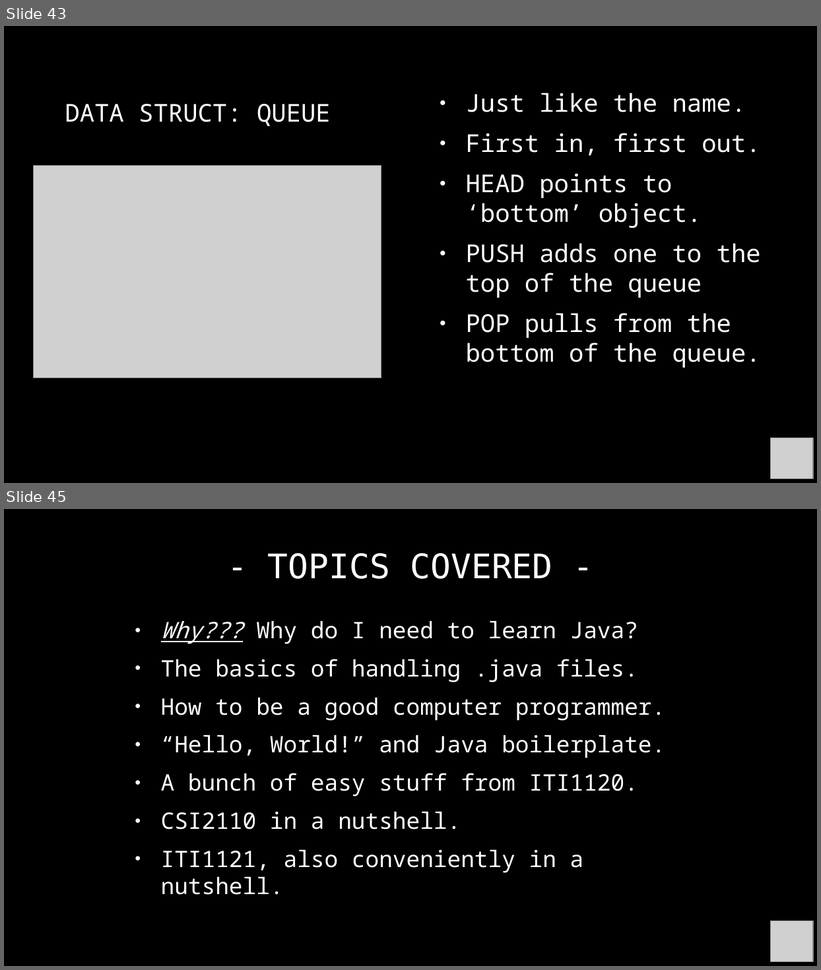
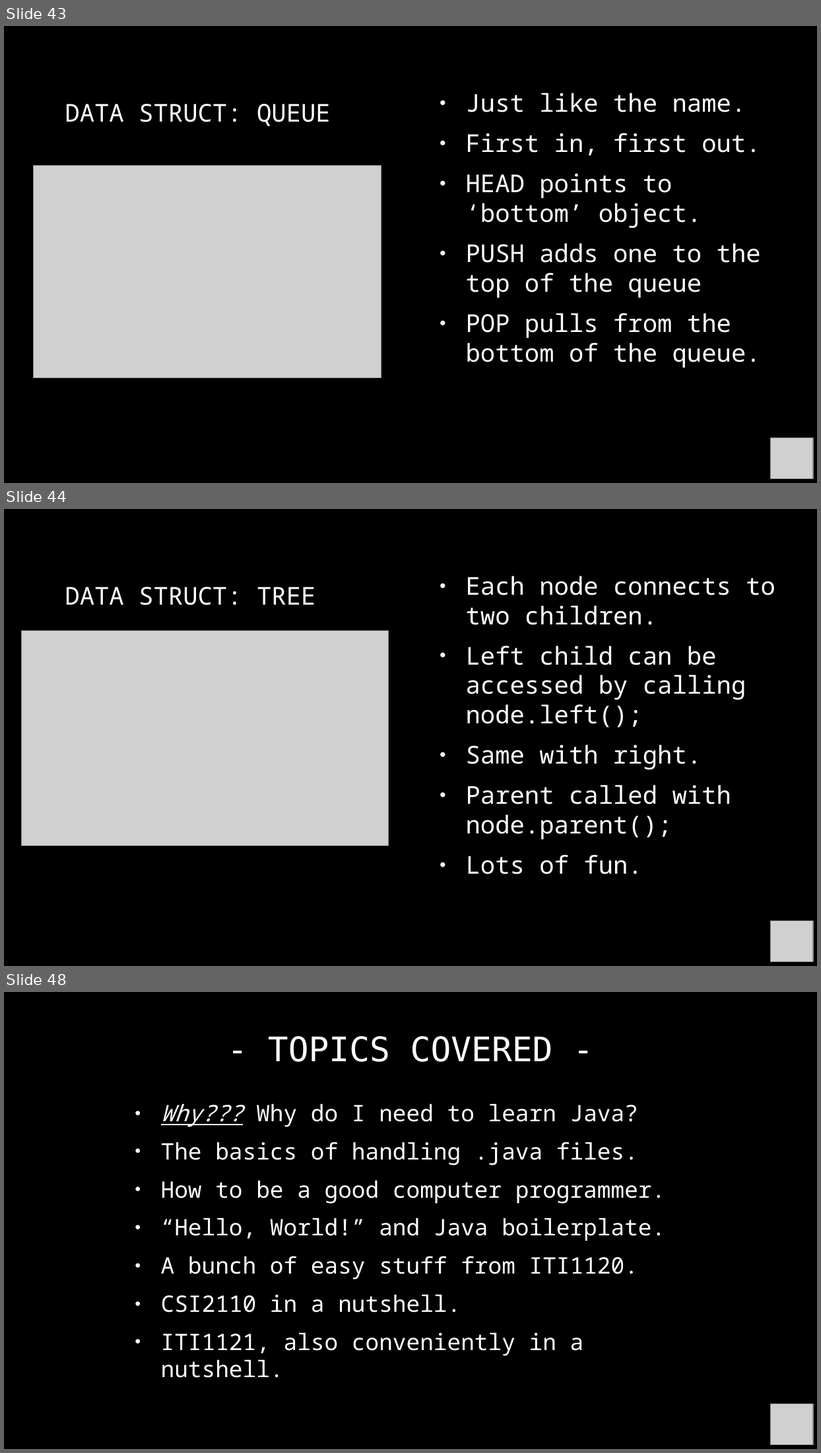
Before and after one commit to RyanFleck/Projects, a slide deck: Teaching/RCF_Py_Java_Tutorial.odp. Shown one above the other, each under a label of ours: slides 43 and 45 before the commit, slides 43, 44 and 48 after it; the slides between them are not shown. The pictures are 821x970 and 821x1453 pixels, drawn with LibreOffice and Linux fonts; fonts in the diff are those of the drawing; grey boxes stand for pictures; background and template pictures are left out. Boxes give left, top, right and bottom in pixels: in the first picture for what was removed or moved away, otherwise in the second. Text is boxed around its words. In the diff, an @@ line names an element or a change of style, - is before the commit and + after.

```diff
--- a/Teaching/RCF_Py_Java_Tutorial.odp
+++ b/Teaching/RCF_Py_Java_Tutorial.odp
@@ slide 44 added at (x1=4, y1=509, x2=817, y2=966), background #000000 @@
@@ text added at (x1=65, y1=587, x2=316, y2=605), 24 pt, text #FFFFFF @@
+DATA STRUCT: TREE
@@ text added at (x1=466, y1=576, x2=776, y2=875), 24 pt, text #FFFFFF @@
+● Each node connects to two children.
+● Left child can be accessed by calling node.left();
+● Same with right.
+● Parent called with node.parent();
+● Lots of fun.
@@ picture added at (x1=22, y1=630, x2=389, y2=846) @@
@@ picture added at (x1=771, y1=921, x2=813, y2=962) @@
@@ what was slide 45 is now slide 48 @@
```
Also in this commit, not shown: 3 other slides added, 1 slide removed, 8 other files.
